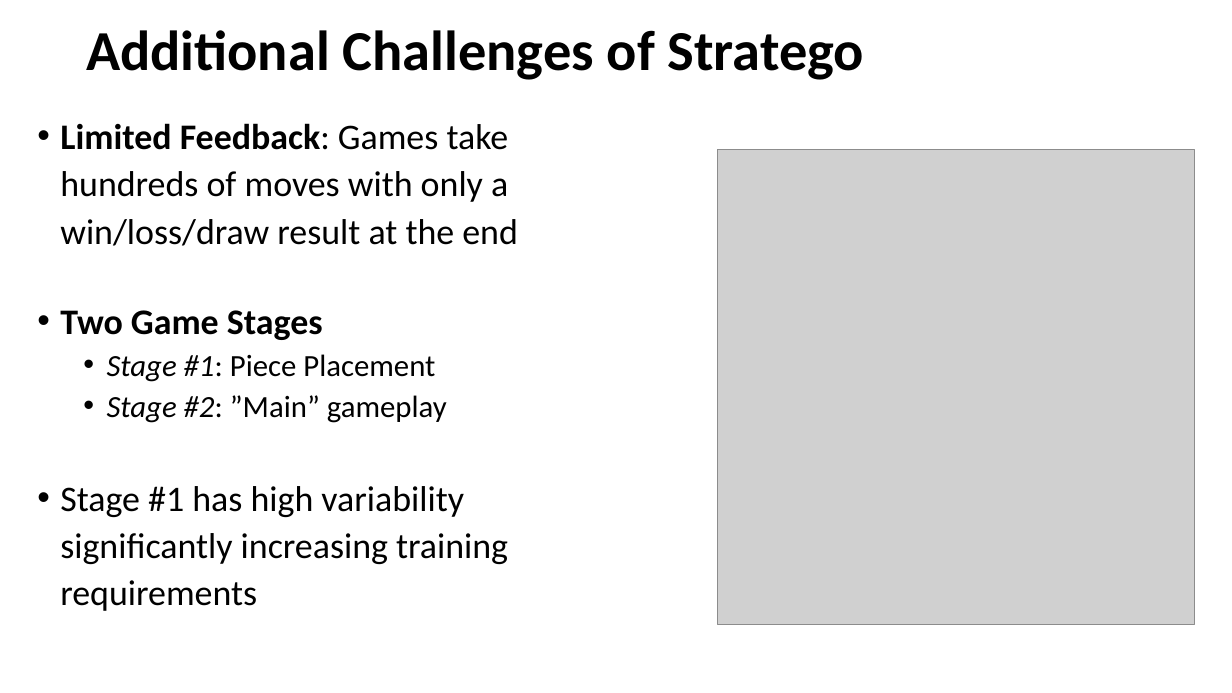
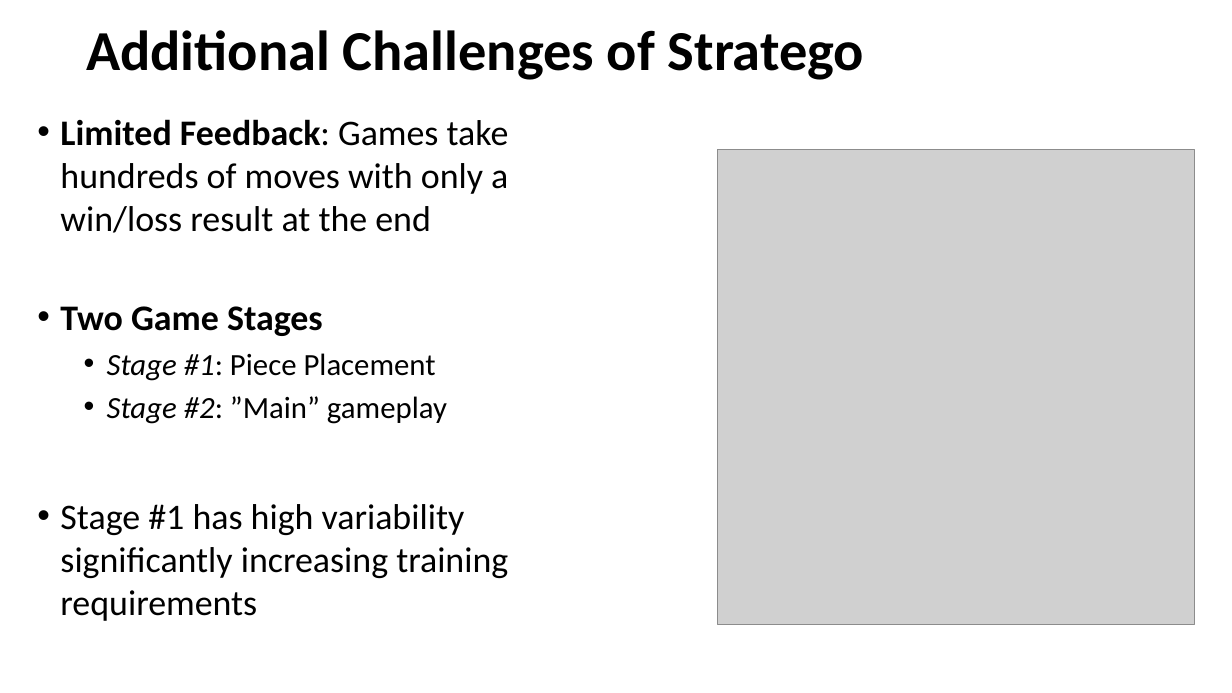
Before and after one commit to ZaydH/stratego, a slide deck: slide 3 of weekly_slides/cis510_meeting_2019_04_12.pptx. Drawn at 1232x693 pixels with LibreOffice and Linux fonts; fonts in the diff are those of the drawing; grey boxes stand for pictures. Boxes give left, top, right and bottom in pixels: in the first picture for what was removed or moved away, otherwise in the second. Text is boxed around its words. In the diff, an @@ line names an element or a change of style, - is before the commit and + after.

```diff
--- a/weekly_slides/cis510_meeting_2019_04_12.pptx
+++ b/weekly_slides/cis510_meeting_2019_04_12.pptx
@@ text at box(60, 119, 509, 233): text changed @@
-• Limited Feedback: Games take hundreds of moves with only a win/loss/draw result at the end
+• Limited Feedback: Games take hundreds of moves with only a win/loss result at the end
@@ text at box(60, 306, 508, 621): line spacing 1.1 to 1; more space between paragraphs @@
```
Also in this commit, not shown: 5 other slides changed, 2 slides added, 1 slide removed.
